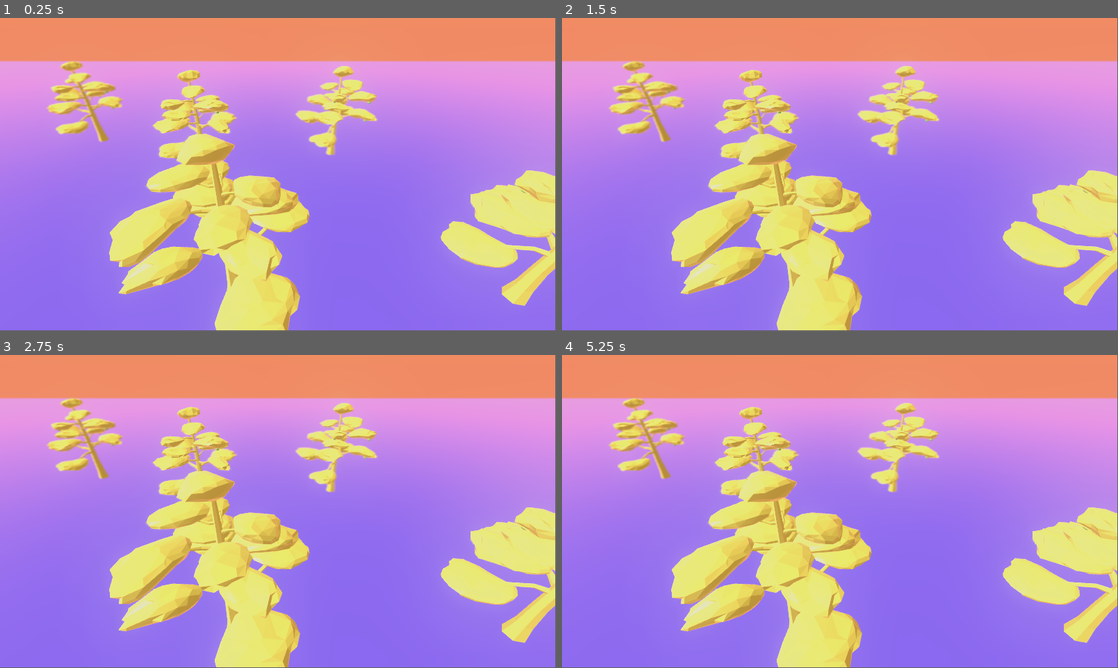
Above: before the commit, frames 1-4 (two rows, left to right).
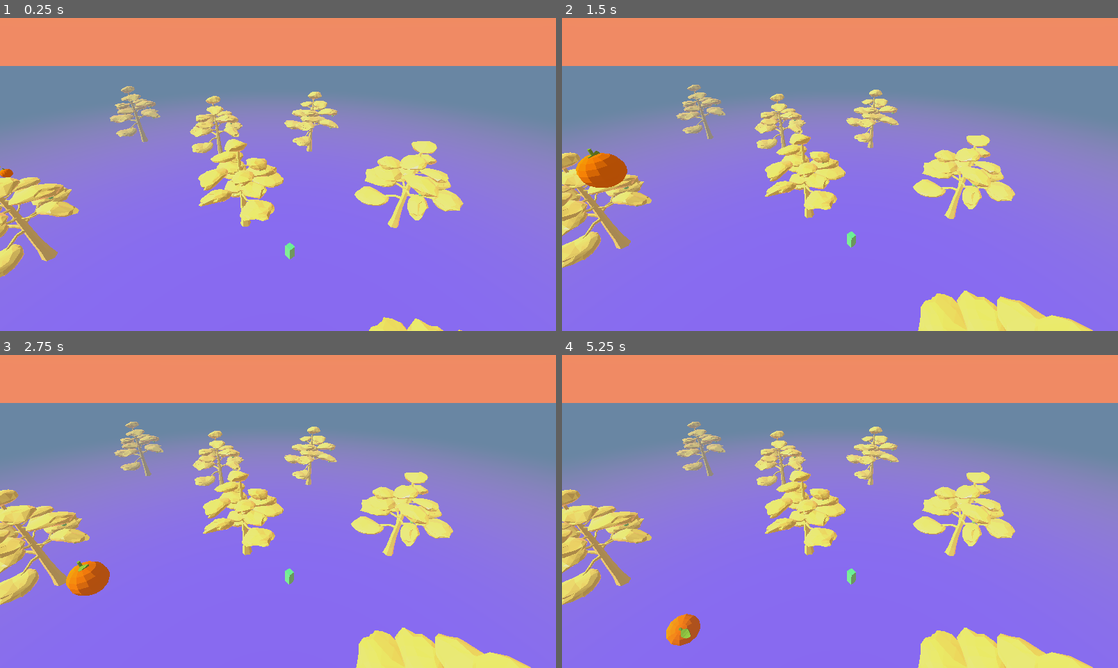
Above: after the commit, the same moments.

Repository: lane-s/UtilityAIExample
Game: Godot game, scene res://Main.tscn
Same seed, same stepped clock (60 frames per second), same inputs: the game is played once before the commit and once after it.
Inputs (mouse positions are in pixels of both pictures, inside the frame that each line leads up to):
- Up to frame 1 (0.25 s): no input
- Up to frame 2 (1.5 s): move the mouse to (962, 158) at 0.52 s; click (962, 158) at 0.67 s; move the mouse to (728, 190) at 1.27 s; click (728, 190) at 1.42 s
- Up to frame 3 (2.75 s): move the mouse to (333, 442) at 2.02 s; click (333, 442) at 2.17 s
- Up to frame 4 (5.25 s): move the mouse to (812, 574) at 2.77 s; click (812, 574) at 2.92 s; move the mouse to (1006, 558) at 3.52 s; click (1006, 558) at 3.67 s; tap Enter at 4.25 s; move the mouse to (673, 464) at 4.27 s; click (673, 464) at 4.42 s; tap Space at 5 s; move the mouse to (867, 511) at 5.02 s; click (867, 511) at 5.17 s
In our replay, the window is 799x449 before the commit and 800x450 after it. These sizes can differ from the game's own. Grey fills any space a smaller window leaves; there, only what the larger window draws over its background counts as a difference.

The runs differ from the first frame. In frame 1, 53% of the frame differs, in the area x 0-100%, y 0-100%; in frame 2, 56%; in frame 3, 56%; in frame 4, 56%.

Commit message:
Attempt to improve performance

Diff:
--- a/Core/Player/Player.tscn
+++ b/Core/Player/Player.tscn
@@ -5,6 +5,7 @@
 
 [sub_resource type="CubeMesh" id=1]
 
+custom_aabb = AABB( 0, 0, 0, 0, 0, 0 )
 size = Vector3( 2, 2, 2 )
 subdivide_width = 0
 subdivide_height = 0
@@ -36,7 +37,7 @@
 
 [node name="MeshInstance" type="MeshInstance" parent="." index="0"]
 
-transform = Transform( 0.375332, 0, 0, 0, -3.26656e-08, 0.747301, 0, -0.333165, -1.45631e-08, 0, 0.737283, 0 )
+transform = Transform( 0.375332, 0, 0, 0, -3.26656e-008, 0.747301, 0, -0.333165, -1.45631e-008, 0, 0.737283, 0 )
 layers = 1
 material_override = null
 cast_shadow = 1
@@ -49,11 +50,11 @@
 mesh = SubResource( 1 )
 skeleton = NodePath("..")
 material/0 = ExtResource( 2 )
-_sections_unfolded = [ "Transform", "material" ]
+_sections_unfolded = [ "Geometry", "Transform", "material" ]
 
 [node name="CollisionShape2" type="CollisionShape" parent="." index="1"]
 
-transform = Transform( 0.997016, 0, 0, 0, -4.23545e-08, 0.968957, 0, -0.997016, -4.3581e-08, 0, 0.735525, 0 )
+transform = Transform( 0.997016, 0, 0, 0, -4.23545e-008, 0.968957, 0, -0.997016, -4.3581e-008, 0, 0.735525, 0 )
 shape = SubResource( 2 )
 disabled = false
 _sections_unfolded = [ "Transform" ]
--- a/Core/World/Fruit.tscn
+++ b/Core/World/Fruit.tscn
@@ -14,7 +14,7 @@
 collision_layer = 1
 collision_mask = 1
 mode = 0
-mass = 0.27
+mass = 0.01
 friction = 1.0
 bounce = 0.0
 gravity_scale = 1.0
--- a/Core/World/GrowPoint.tscn
+++ b/Core/World/GrowPoint.tscn
@@ -1,4 +1,6 @@
-[gd_scene load_steps=3 format=2]
+[gd_scene load_steps=4 format=2]
+
+[ext_resource path="res://Core/World/GrowPoint.gd" type="Script" id=1]
 
 [sub_resource type="SpatialMaterial" id=1]
 
@@ -62,7 +64,11 @@
 rings = 32
 is_hemisphere = false
 
-[node name="GrowPoint" type="Spatial" index="0"]
+[node name="GrowPoint" type="Spatial"]
+
+script = ExtResource( 1 )
+max_no_growth_time = 30
+min_no_growth_time = 1
 
 [node name="MeshInstance" type="MeshInstance" parent="." index="0"]
 
--- a/Core/World/Tree.tscn
+++ b/Core/World/Tree.tscn
@@ -87,75 +87,62 @@
 
 transform = Transform( 1, 0, 0, 0, 1, 0, 0, 0, 1, 8.41399, -7.25019, 20.6293 )
 _sections_unfolded = [ "Transform" ]
-max_no_growth_time = 30
 
 [node name="GrowPoint2" parent="GrowPoints" index="1" instance=ExtResource( 3 )]
 
 transform = Transform( 1, 0, 0, 0, 1, 0, 0, 0, 1, -5.36168, -7.25019, -1.11419 )
 _sections_unfolded = [ "Transform" ]
-max_no_growth_time = 30
 
 [node name="GrowPoint3" parent="GrowPoints" index="2" instance=ExtResource( 3 )]
 
 _sections_unfolded = [ "Transform" ]
-max_no_growth_time = 30
 
 [node name="GrowPoint4" parent="GrowPoints" index="3" instance=ExtResource( 3 )]
 
 transform = Transform( 1, 0, 0, 0, 1, 0, 0, 0, 1, 4.25337, 7.19625, -4.57642 )
 _sections_unfolded = [ "Transform" ]
-max_no_growth_time = 30
 
 [node name="GrowPoint5" parent="GrowPoints" index="4" instance=ExtResource( 3 )]
 
 transform = Transform( 1, 0, 0, 0, 1, 0, 0, 0, 1, 15.2587, -4.53366, -17.7126 )
 _sections_unfolded = [ "Transform" ]
-max_no_growth_time = 30
 
 [node name="GrowPoint6" parent="GrowPoints" index="5" instance=ExtResource( 3 )]
 
 transform = Transform( 1, 0, 0, 0, 1, 0, 0, 0, 1, 15.2587, 6.45746, -17.7126 )
 _sections_unfolded = [ "Transform" ]
-max_no_growth_time = 30
 
 [node name="GrowPoint7" parent="GrowPoints" index="6" instance=ExtResource( 3 )]
 
 transform = Transform( 1, 0, 0, 0, 1, 0, 0, 0, 1, 20.4089, 14.3482, -7.8837 )
 _sections_unfolded = [ "Transform" ]
-max_no_growth_time = 30
 
 [node name="GrowPoint8" parent="GrowPoints" index="7" instance=ExtResource( 3 )]
 
 transform = Transform( 1, 0, 0, 0, 1, 0, 0, 0, 1, 29.8119, 9.36636, 1.88792 )
 _sections_unfolded = [ "Transform" ]
-max_no_growth_time = 30
 
 [node name="GrowPoint9" parent="GrowPoints" index="8" instance=ExtResource( 3 )]
 
 transform = Transform( 1, 0, 0, 0, 1, 0, 0, 0, 1, 26.6156, 3.87674, 6.66869 )
 _sections_unfolded = [ "Transform" ]
-max_no_growth_time = 30
 
 [node name="GrowPoint10" parent="GrowPoints" index="9" instance=ExtResource( 3 )]
 
 transform = Transform( 1, 0, 0, 0, 1, 0, 0, 0, 1, 29.0617, -2.58395, 4.07592 )
 _sections_unfolded = [ "Transform" ]
-max_no_growth_time = 30
 
 [node name="GrowPoint11" parent="GrowPoints" index="10" instance=ExtResource( 3 )]
 
 transform = Transform( 1, 0, 0, 0, 1, 0, 0, 0, 1, 29.0617, -18.0499, 4.07592 )
 _sections_unfolded = [ "Transform" ]
-max_no_growth_time = 30
 
 [node name="GrowPoint12" parent="GrowPoints" index="11" instance=ExtResource( 3 )]
 
 transform = Transform( 1, 0, 0, 0, 1, 0, 0, 0, 1, 8.97719, 1.52494, 15.0269 )
 _sections_unfolded = [ "Transform" ]
-max_no_growth_time = 30
 
 [node name="GrowPoint13" parent="GrowPoints" index="12" instance=ExtResource( 3 )]
 
 transform = Transform( 1, 0, 0, 0, 1, 0, 0, 0, 1, 5.22862, 10.0839, 7.25686 )
 _sections_unfolded = [ "Transform" ]
-max_no_growth_time = 30
--- a/Core/World/WorldPlane.tscn
+++ b/Core/World/WorldPlane.tscn
@@ -9,35 +9,12 @@
 subdivide_width = 0
 subdivide_depth = 0
 
-[sub_resource type="NavigationMesh" id=2]
-
-vertices = PoolVector3Array( 1, 0, 1, -1, 0, 1, 1, 0, -1, -1, 0, -1 )
-polygons = [ PoolIntArray( 0, 1, 2 ), PoolIntArray( 1, 3, 2 ) ]
-sample_partition_type/sample_partition_type = 0
-cell/size = 0.3
-cell/height = 0.2
-agent/height = 2.0
-agent/radius = 0.6
-agent/max_climb = 0.9
-agent/max_slope = 45.0
-region/min_size = 8.0
-region/merge_size = 20.0
-edge/max_length = 12.0
-edge/max_error = 1.3
-polygon/verts_per_poly = 6.0
-detail/sample_distance = 6.0
-detail/sample_max_error = 1.0
-filter/low_hanging_obstacles = false
-filter/ledge_spans = false
-filter/filter_walkable_low_height_spans = false
-
-[sub_resource type="PlaneShape" id=3]
+[sub_resource type="PlaneShape" id=2]
 
 plane = Plane( 0, 1, 0, 0 )
 
 [node name="Area" type="StaticBody"]
 
-editor/display_folded = true
 transform = Transform( 5000, 0, 0, 0, 1, 0, 0, 0, 5000, 0, 4.81734, 0 )
 input_ray_pickable = false
 input_capture_on_drag = false
@@ -65,14 +42,8 @@
 material/0 = ExtResource( 1 )
 _sections_unfolded = [ "Transform", "material" ]
 
-[node name="NavigationMeshInstance" type="NavigationMeshInstance" parent="MeshInstance" index="0"]
-
-navmesh = SubResource( 2 )
-enabled = true
-
 [node name="CollisionShape" type="CollisionShape" parent="." index="1"]
 
-transform = Transform( 1, 0, 0, 0, 1, 0, 0, 0, 1, 0, -2.25, 0 )
-shape = SubResource( 3 )
+shape = SubResource( 2 )
 disabled = false
 _sections_unfolded = [ "Transform" ]
--- a/Main.tscn
+++ b/Main.tscn
@@ -1,15 +1,24 @@
-[gd_scene load_steps=5 format=2]
+[gd_scene load_steps=8 format=2]
 
 [ext_resource path="res://Materials/main_world_environment.tres" type="Environment" id=1]
-[ext_resource path="res://Core/World/WorldPlane.tscn" type="PackedScene" id=2]
-[ext_resource path="res://Core/Player/Player.tscn" type="PackedScene" id=3]
-[ext_resource path="res://Core/World/Tree.tscn" type="PackedScene" id=4]
+[ext_resource path="res://Core/World.gd" type="Script" id=2]
+[ext_resource path="res://Core/World/WorldPlane.tscn" type="PackedScene" id=3]
+[ext_resource path="res://Core/Player/Camera.gd" type="Script" id=4]
+[ext_resource path="res://Core/Player/Player.tscn" type="PackedScene" id=5]
+[ext_resource path="res://Core/World/Tree.tscn" type="PackedScene" id=6]
+[ext_resource path="res://Core/World/Fruit.tscn" type="PackedScene" id=7]
 
 [node name="MainWorld" type="WorldEnvironment" index="0"]
 
 environment = ExtResource( 1 )
+script = ExtResource( 2 )
 
-[node name="Camera" type="Camera" parent="." index="0"]
+[node name="WorldPlane" parent="." index="0" instance=ExtResource( 3 )]
+
+transform = Transform( 3000, 0, 0, 0, 1, 0, 0, 0, 3000, 0, -0.987303, 0 )
+_sections_unfolded = [ "Collision", "Transform" ]
+
+[node name="Camera" type="Camera" parent="." index="1"]
 
 transform = Transform( -0.642788, 0.41637, -0.643008, 0, 0.839388, 0.543532, 0.766044, 0.349376, -0.539548, -6.92334, 13.7854, -5.27339 )
 keep_aspect = 1
@@ -24,26 +33,13 @@
 size = 1.0
 near = 0.05
 far = 150.0
+script = ExtResource( 4 )
 _sections_unfolded = [ "Transform", "Visibility" ]
-
-[node name="Navigation" type="Navigation" parent="." index="1"]
-
-editor/display_folded = true
-up_vector = Vector3( 0, 1, 0 )
-_sections_unfolded = [ "Transform" ]
-
-[node name="WorldPlane" parent="Navigation" index="0" instance=ExtResource( 2 )]
-
-transform = Transform( 3000, 0, 0, 0, 1, 0, 0, 0, 3000, 0, -0.987303, 0 )
-_sections_unfolded = [ "Collision", "Transform" ]
-
-[node name="MeshInstance" parent="Navigation/WorldPlane" index="0"]
-
-transform = Transform( 1, 0, 0, 0, 1, 0, 0, 0, 1, 0.00120963, -3.05148, 0.00129608 )
-
-[node name="CollisionShape" parent="Navigation/WorldPlane" index="1"]
-
-transform = Transform( 1, 0, 0, 0, 1, 0, 0, 0, 1, 0, -0.192331, 0 )
+snap_speed = 4.3
+cam_offset = Vector3( -10, 20, -10 )
+deadzone_horizontal = 300
+deadzone_top = 400
+deadzone_bottom = 200
 
 [node name="DirectionalLight" type="DirectionalLight" parent="." index="2"]
 
@@ -73,12 +69,14 @@
 directional_shadow_max_distance = 200.0
 _sections_unfolded = [ "Shadow" ]
 
-[node name="Player" parent="." index="3" instance=ExtResource( 3 )]
+[node name="Player" parent="." index="3" instance=ExtResource( 5 )]
 
 editor/display_folded = true
 transform = Transform( 1, 0, 0, 0, 1, 0, 0, 0, 1, -6.02228, -0.723619, -1.2472 )
-script = null
 _sections_unfolded = [ "Axis Lock", "Collision", "Linear", "Transform" ]
+min_speed = 1.0
+max_speed = 8.0
+look_speed = 5.0
 
 [node name="Panel" type="Panel" parent="Player" index="2"]
 
@@ -127,43 +125,50 @@
 editor/display_folded = true
 transform = Transform( 0.5, 0, 0, 0, 0.5, 0, 0, 0, 0.5, 0, 0.929119, 0 )
 
-[node name="Tree" parent="Trees" index="0" instance=ExtResource( 4 )]
+[node name="Tree" parent="Trees" index="0" instance=ExtResource( 6 )]
 
 transform = Transform( 1, 0, 0, 0, 1, 0, 0, 0, 1, 0, 0, 0 )
 
-[node name="Tree2" parent="Trees" index="1" instance=ExtResource( 4 )]
+[node name="Tree2" parent="Trees" index="1" instance=ExtResource( 6 )]
 
 transform = Transform( 0.784448, 0, 0.620196, 0, 1, 0, -0.620196, 0, 0.784448, -20.6126, 0, 28.031 )
 
-[node name="Tree3" parent="Trees" index="2" instance=ExtResource( 4 )]
+[node name="Tree3" parent="Trees" index="2" instance=ExtResource( 6 )]
 
 transform = Transform( 0.165478, 0, 0.986214, 0, 1, 0, -0.986214, 0, 0.165478, -37.6918, 0, -5.85338 )
 
-[node name="Tree4" parent="Trees" index="3" instance=ExtResource( 4 )]
+[node name="Tree4" parent="Trees" index="3" instance=ExtResource( 6 )]
 
 transform = Transform( -0.543572, 0, 0.839362, 0, 1, 0, -0.839362, 0, -0.543572, -19.591, 0, -51.3608 )
 
-[node name="Tree5" parent="Trees" index="4" instance=ExtResource( 4 )]
+[node name="Tree5" parent="Trees" index="4" instance=ExtResource( 6 )]
 
 transform = Transform( -0.91228, 0, 0.40957, 0, 1, 0, -0.40957, 0, -0.91228, 24.4238, 0, -44.3802 )
 
-[node name="Tree6" parent="Trees" index="5" instance=ExtResource( 4 )]
+[node name="Tree6" parent="Trees" index="5" instance=ExtResource( 6 )]
 
 transform = Transform( -0.562698, 0, 0.826662, 0, 1, 0, -0.826662, 0, -0.562698, 24.4238, 0, 36.5844 )
 
-[node name="Tree7" parent="Trees" index="6" instance=ExtResource( 4 )]
+[node name="Tree7" parent="Trees" index="6" instance=ExtResource( 6 )]
 
 transform = Transform( -0.562698, 0, 0.826662, 0, 1, 0, -0.826662, 0, -0.562698, 24.4238, 0, 36.5844 )
 
-[node name="Tree8" parent="Trees" index="7" instance=ExtResource( 4 )]
+[node name="Tree8" parent="Trees" index="7" instance=ExtResource( 6 )]
 
 transform = Transform( -0.768468, 0, 0.639888, 0, 1, 0, -0.639888, 0, -0.768468, 75.8594, 0, -12.6142 )
 
-[node name="Tree9" parent="Trees" index="8" instance=ExtResource( 4 )]
+[node name="Tree9" parent="Trees" index="8" instance=ExtResource( 6 )]
 
 transform = Transform( -0.377632, 0, 0.925956, 0, 1, 0, -0.925956, 0, -0.377632, 41.5758, 0, 7.8076 )
 
-[connection signal="input_event" from="Navigation/WorldPlane" to="." method="_on_WorldPlane_input_event"]
+[node name="Fruit" parent="." index="5" instance=ExtResource( 7 )]
 
+transform = Transform( 1, 0, 0, 0, 1, 0, 0, 0, 1, -0.35565, 12.2473, -16.4217 )
+mass = 0.05
+linear_damp = 0.0
+angular_damp = 0.0
+_sections_unfolded = [ "Angular", "Collision", "Linear", "Transform", "Visibility" ]
+max_growth_time = 2.0
+min_growth_time = 1.0
 
-[editable path="Navigation/WorldPlane"]
+[connection signal="input_event" from="WorldPlane" to="." method="_on_WorldPlane_input_event"]
--- a/Materials/main_world_environment.tres
+++ b/Materials/main_world_environment.tres
@@ -33,7 +33,7 @@
 ambient_light_color = Color( 0.601562, 0.601562, 0.601562, 1 )
 ambient_light_energy = 1.0
 ambient_light_sky_contribution = 0.24
-fog_enabled = false
+fog_enabled = true
 fog_color = Color( 0.5, 0.6, 0.7, 1 )
 fog_sun_color = Color( 1, 0.9, 0.7, 1 )
 fog_sun_amount = 0.0
@@ -71,17 +71,17 @@
 ssao_quality = 1
 ssao_blur = 3
 ssao_edge_sharpness = 4.0
-dof_blur_far_enabled = true
+dof_blur_far_enabled = false
 dof_blur_far_distance = 20.13
 dof_blur_far_transition = 10.65
 dof_blur_far_amount = 0.07
 dof_blur_far_quality = 2
-dof_blur_near_enabled = true
+dof_blur_near_enabled = false
 dof_blur_near_distance = 4.06
 dof_blur_near_transition = 1.76
 dof_blur_near_amount = 0.21
 dof_blur_near_quality = 1
-glow_enabled = true
+glow_enabled = false
 glow_levels/1 = false
 glow_levels/2 = false
 glow_levels/3 = true
@@ -100,4 +100,4 @@
 adjustment_brightness = 0.86
 adjustment_contrast = 1.09
 adjustment_saturation = 1.19
-_sections_unfolded = [ "Adjustments", "Auto Exposure", "Background", "DOF Near Blur", "Resource", "SSAO", "Tonemap" ]
+_sections_unfolded = [ "Background" ]
--- a/project.godot
+++ b/project.godot
@@ -21,9 +21,8 @@
 
 [display]
 
-window/size/width=1920
-window/size/height=1080
-window/size/fullscreen=true
+window/size/width=1280
+window/size/height=720
 window/dpi/allow_hidpi=true
 
 [input]
@@ -33,19 +32,18 @@
 
 [physics]
 
-common/physics_fps=70
+common/physics_fps=90
 3d/physics_engine="Bullet"
-3d/default_gravity=300.0
+3d/default_gravity=1800.0
 
 [rendering]
 
 threads/thread_model=2
-quality/filters/anisotropic_filter_level=2
 quality/directional_shadow/size=2048
 quality/shadow_atlas/size=2048
+quality/shadows/filter_mode=2
 quality/reflections/texture_array_reflections=false
 quality/reflections/high_quality_ggx=false
 quality/subsurface_scattering/quality=0
 quality/voxel_cone_tracing/high_quality=false
-quality/filters/msaa=2
 environment/default_environment="res://Materials/main_world_environment.tres"
Not shown: 1 places in Core/World/WorldPlane.tscn that only renumber resources
Not shown, changed: Models/Tree/BubingaTree_BaseColor.png.import
Not shown, changed: icon.png.import
